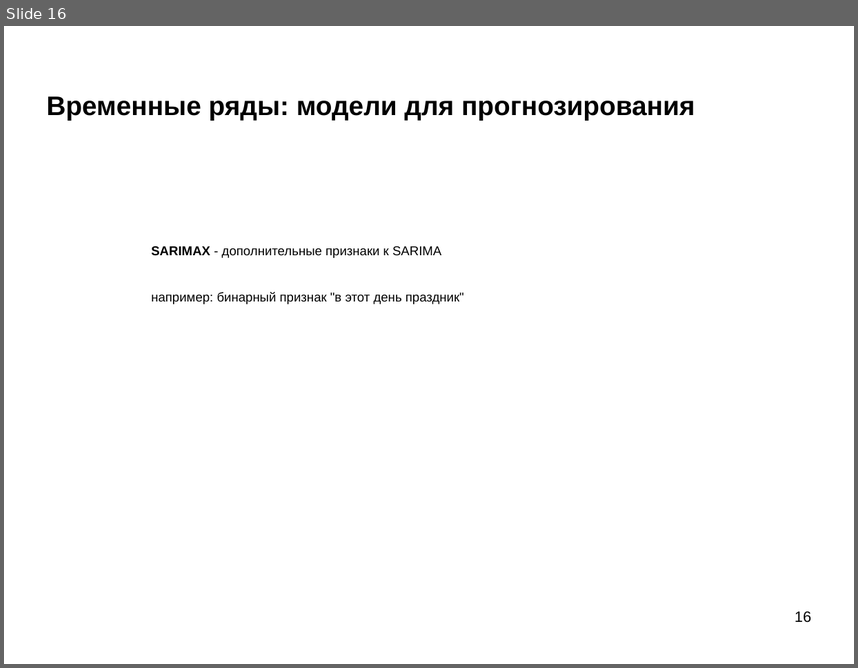
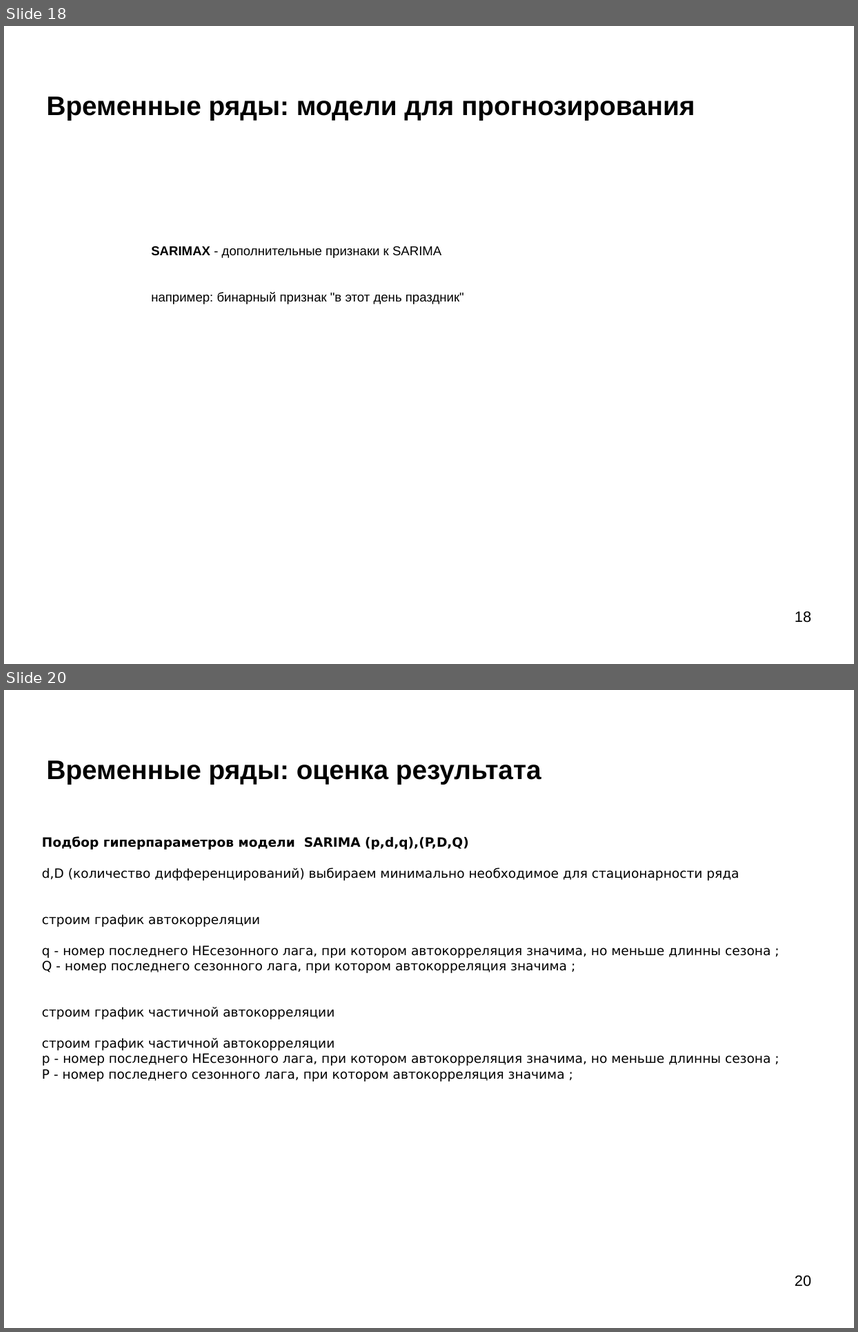
Before and after one commit to mechanoid5/ml_lectorium_2024_I, a slide deck: 22-time-series.odp. Shown one above the other, each under a label of ours: slide 16 before the commit, slides 18 and 20 after it; the slides between them are not shown. The pictures are 858x668 and 858x1332 pixels, drawn with LibreOffice and Linux fonts; fonts in the diff are those of the drawing; background and template pictures are left out. Boxes give left, top, right and bottom in pixels: in the first picture for what was removed or moved away, otherwise in the second. Text is boxed around its words. In the diff, an @@ line names an element or a change of style, - is before the commit and + after.

```diff
--- a/22-time-series.odp
+++ b/22-time-series.odp
@@ slide 20 added at (4,690,854,1328), background picture (left out) @@
@@ title added at (47,760,542,785), 25 pt, text #000000, bold @@
+Временные ряды: оценка результата
@@ text added at (42,837,771,1081), 12 pt, text #000000 @@
+Подбор гиперпараметров модели SARIMA (p,d,q),(P,D,Q)
+d,D (количество дифференцирований) выбираем минимально необходимое для стационарности ряда
+строим график автокорреляции
+q - номер последнего НЕсезонного лага, при котором автокорреляция значима, но меньше длинны сезона ;
+Q - номер последнего сезонного лага, при котором автокорреляция значима ;
+строим график частичной автокорреляции
+строим график частичной автокорреляции
+p - номер последнего НЕсезонного лага, при котором автокорреляция значима, но меньше длинны сезона ;
+P - номер последнего сезонного лага, при котором автокорреляция значима ;
@@ page number added at (795,1275,811,1286), 14 pt, text #000000 @@
+20
@@ what was slide 16 is now slide 18 @@
@@ page number at (795,611,811,622): text changed @@
-16
+18
```
Also in this commit, not shown: 7 slides changed, 2 other slides added, 3 other files.
